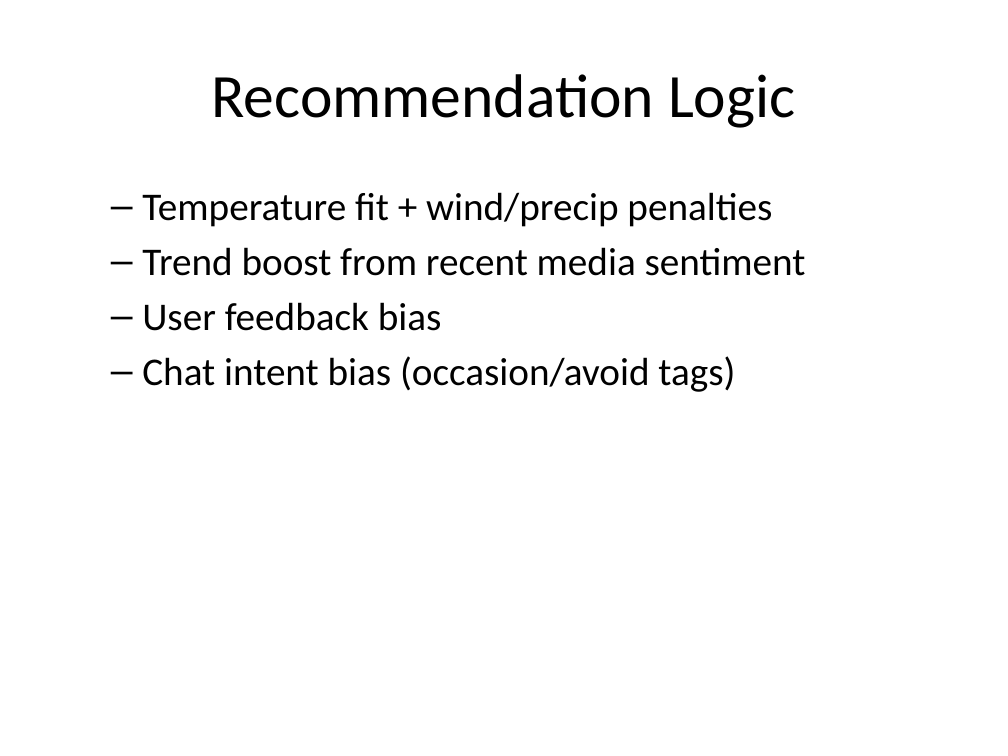
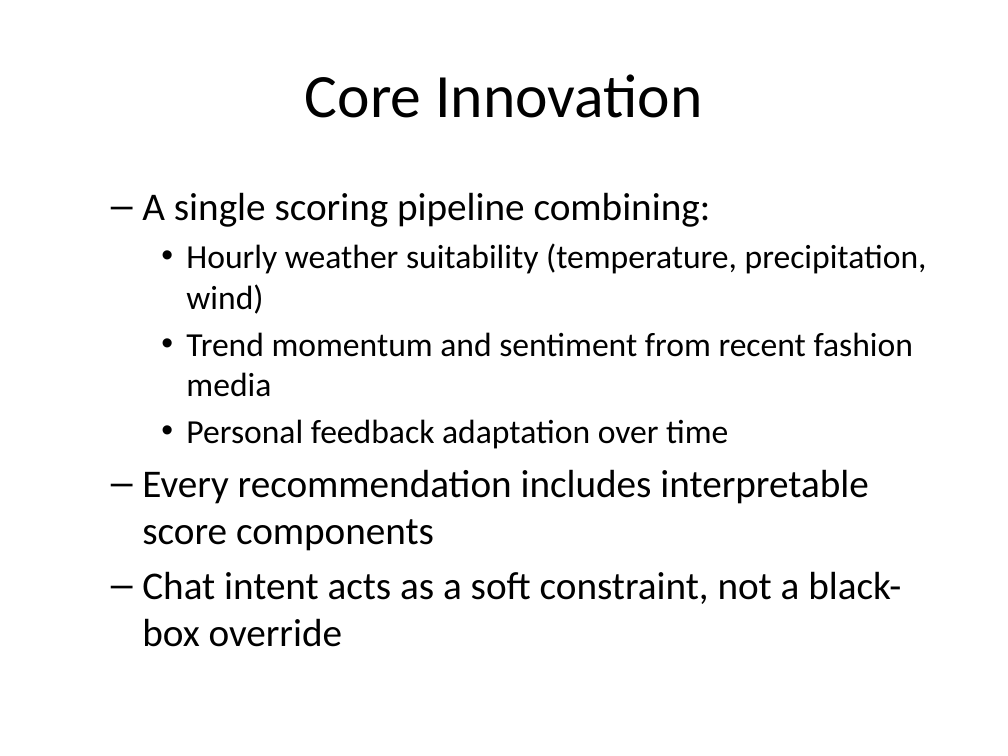
Before and after one commit to elfin-py/COMP3011_Coursework1, a slide deck: slide 4 of cfx-api/docs/presentation.pptx (slide 7 before the commit). Drawn at 1008x756 pixels with LibreOffice and Linux fonts; fonts in the diff are those of the drawing. Boxes give left, top, right and bottom in pixels: in the first picture for what was removed or moved away, otherwise in the second. Text is boxed around its words. In the diff, an @@ line names an element or a change of style, - is before the commit and + after.

```diff
--- a/cfx-api/docs/presentation.pptx
+++ b/cfx-api/docs/presentation.pptx
@@ title at [305,74,702,118]: text changed @@
-Recommendation Logic
+Core Innovation
@@ text at [142,192,927,647]: text changed @@
-  – Temperature fit + wind/precip penalties
-  – Trend boost from recent media sentiment
-  – User feedback bias
-  – Chat intent bias (occasion/avoid tags)
+  – A single scoring pipeline combining:
+    • Hourly weather suitability (temperature, precipitation, wind)
+    • Trend momentum and sentiment from recent fashion media
+    • Personal feedback adaptation over time
+  – Every recommendation includes interpretable score components
+  – Chat intent acts as a soft constraint, not a black-box override
```
Also in this commit, not shown: 4 other slides changed, 7 slides added, 6 slides removed, 1 other file.
